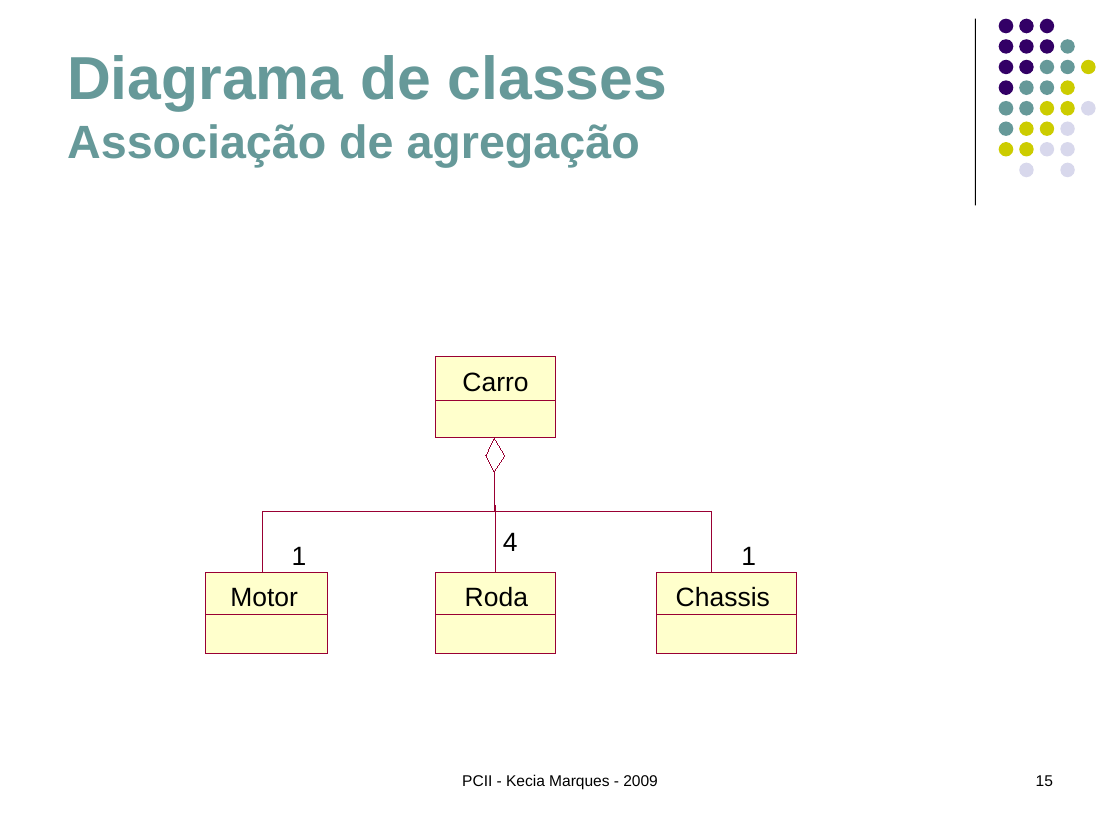
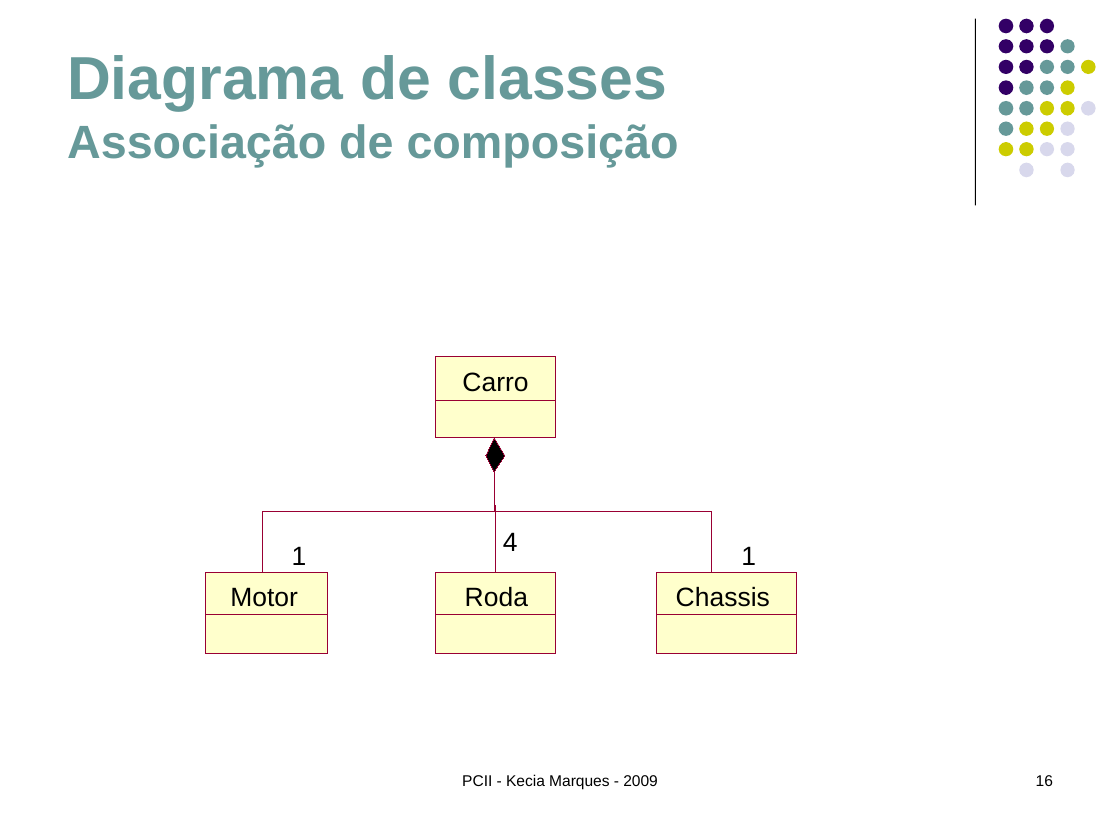
Before and after one commit to eduardocunha11/firstblog, a slide deck: slide 16 of aulas/poo/12.Noções de UML.ppt (slide 15 before the commit). Drawn at 1120x840 pixels with LibreOffice and Linux fonts; fonts in the diff are those of the drawing. Boxes give left, top, right and bottom in pixels: in the first picture for what was removed or moved away, otherwise in the second. Text is boxed around its words. In the diff, an @@ line names an element or a change of style, - is before the commit and + after.

Commit message:
correcao do exemplo de carro-motor de agregação p/ composição

```diff
--- a/aulas/poo/12.Noções de UML.ppt
+++ b/aulas/poo/12.Noções de UML.ppt
@@ title at <box>67,55,679,167</box>: text changed @@
-Diagrama de classes
-Associação de agregação
+Diagrama de classes
+Associação de composição
@@ freeform shape added at <box>486,438,505,472</box>, fill #000000, outline #990033 0 pt @@
@@ page number at <box>1036,775,1053,786</box>: text changed @@
-15
+16
```
